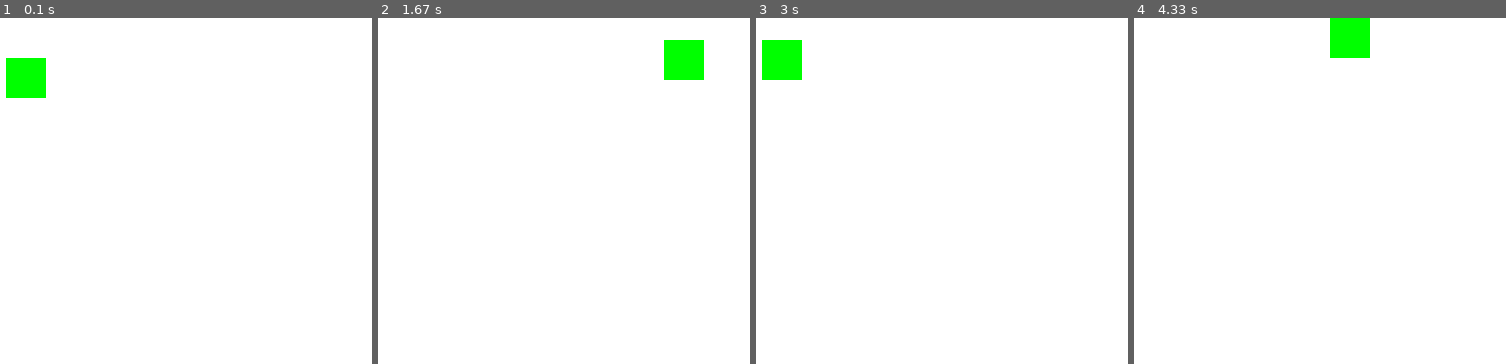
Above: before the commit, frames 1-4 (left to right).
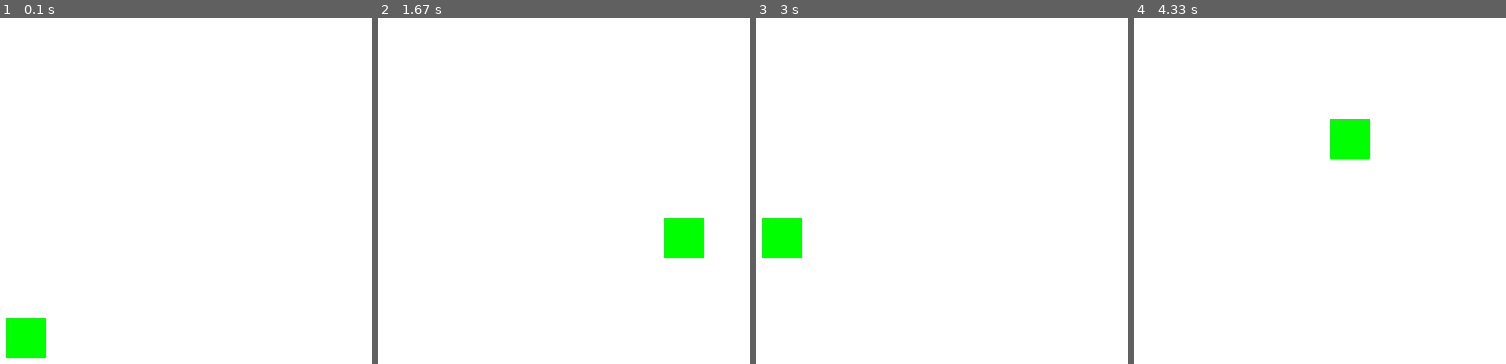
Above: after the commit, the same moments.

Repository: salfk23/2drpg_pygame
Game: pygame game, started from main.py
The game is run twice, just before and just after one commit, with the same random seed, the same clock (stepped at 60 frames per second) and the same inputs.
Inputs:
- Up to frame 1 (0.1 s): no input
- Up to frame 2 (1.67 s): hold D 0.33-0.8 s; hold W 0.83-1.13 s; hold D 1.17-1.63 s
- Up to frame 3 (3 s): hold A 1.67-2.2 s; hold A 2.57-2.97 s
- Up to frame 4 (4.33 s): hold W 3-3.37 s; hold D 3.4-4.03 s

The runs differ from the first frame. In frame 1, 2.5% of the frame differs, in the area x 1-13%, y 11-99%; in frame 2, 2.5%; in frame 3, 2.5%; in frame 4, 2.5%.

Commit message:
Created A class for better movable entity

Diff:
--- a/game_engine/engine.py
+++ b/game_engine/engine.py
@@ -17,9 +17,10 @@
         self.running = False
         # Event listener, int and function dictionary
         self.event_listener = EventListener.instance()
-        self.event_listener.update(pygame.QUIT, id(self), self.stop)
+        self.event_listener.update(pygame.QUIT, id(self), lambda e: self.stop(e))
 
     def stop(self, event:pygame.event.Event):
+        print('Stopping Game engine')
         self.running = False
 
     def run(self):
--- a/game_engine/entities/entity.py
+++ b/game_engine/entities/entity.py
@@ -32,8 +32,6 @@
 class Entity:
   def __init__(self, position:pygame.Vector2, size: Size2D):
     self.position = position
-    self.velocity = pygame.Vector2(0, 0)
-    self.ticker = 0
     self.size = size
     # Make a rectangle with color green
     self.sprite = pygame.Surface(size)
--- a/game_engine/entities/event.py
+++ b/game_engine/entities/event.py
@@ -4,6 +4,8 @@
 
 
 PyGame_EventType = int
+# Make a lambda with 2 parameters
+EmptyCallback = lambda event: None
 class EventListenerInstance:
     def __init__(self):
         self.event_listener: dict[PyGame_EventType, dict[int, Callable]] = {}
@@ -12,7 +14,7 @@
 
     def update(self, event_type: PyGame_EventType, obj:object, callback: Callable):
         # Check if callback have 1 argument
-        if len(callback.__code__.co_varnames) != 2:
+        if len(callback.__code__.co_varnames) != 1:
             raise ValueError("Callback must have 1 argument")
         if event_type not in self.event_listener:
             self.event_listener[event_type] = {}
--- a/main.py
+++ b/main.py
@@ -1,137 +1,74 @@
 import pygame
 from game_engine.entities.entity import Entity
-from game_engine.entities.event import EventListener
-from game_engine.helpers import Config
+from game_engine.entities.event import EmptyCallback, EventListener
+from game_engine.helpers import Config, Size2D
 
 from game_engine.engine import EntityManager, GameEngine
+class Movable(Entity):
+    def __init__(self, position: pygame.Vector2, size:Size2D, speed:int, jump_power:int):
+        super().__init__(position, size)
+        self.velocity = pygame.Vector2(0, 0)
+        self.speed = speed
+        self.jump_power = jump_power
+        self.event_listener = EventListener.instance()
+        self.key_down_actions = {
+            pygame.K_d: self.move_right,
+            pygame.K_a: self.move_left,
+            pygame.K_w: self.move_jump,
+        }
+        self.key_up_actions = {
+            pygame.K_d: self.stop_right,
+            pygame.K_a: self.stop_left,
+        }
+        EventListener.instance().update(
+            pygame.KEYUP, self,
+            lambda e: self.key_up_actions.get(e.key, lambda : None)()
+        )
+        EventListener.instance().update(
+            pygame.KEYDOWN, self,
+            lambda e: self.key_down_actions.get(e.key, lambda : None)()
+        )
 
-# from engine.entities.characters import Enemy, Player
-# from engine.entities.entity import Entity, Hurtable
-# from engine.ui import GameEngine
-
-
-# WIDTH, HEIGHT = 800, 400
-
-
-# def do_nothing(*args, **kwargs):
-#     pass
-
-# debug_print = print
-# # debug_print = do_nothing
-
-# class GameUI:
-#     entities: list[Entity] = []
-#     def __init__(self):
-#         self.window = pygame.display.set_mode((WIDTH, HEIGHT))
-#         pygame.display.set_caption("2D RPG Game")
-
-#         player = Player(100, 100)
-#         enemy = Enemy(100, 200)
-
-#         ground = Entity(0, HEIGHT-32, WIDTH, 32, pygame.Surface((WIDTH, 32)))
-#         ground.name = "Ground"
+    def move_left(self):
+        self.velocity.x = -self.speed
+    def move_right(self):
+        self.velocity.x = self.speed
+    def stop_right(self):
+        self.velocity.x = 0 if self.velocity.x > 0 else self.velocity.x
+    def stop_left(self):
+        self.velocity.x = 0 if self.velocity.x < 0 else self.velocity.x
+    def move_jump(self):
+        self.velocity.y = -self.jump_power
 
 
 
-#         GameUI.entities.append(player)
-#         player.health = 40
-#         GameUI.entities.append(enemy)
-#         GameUI.entities.append(ground)
-
-#     def draw(self):
-
-#         self.window.fill(Colors.WHITE)
-#         for entity in GameUI.entities:
-#             if (entity.x <= WIDTH and entity.y <= HEIGHT and
-#                 entity.x >= 0-entity.width and entity.y >= 0-entity.height):
-#                 # If entity is within the screen
-#                 self.window.blit(entity.object, (entity.x, entity.y))
-#                 debug_print("[IB]", entity.name, entity.x, entity.y, end='\t')
-#             else:
-#                 # If entity is completely outside the screen
-#                 debug_print("[OB]", entity.name, entity.x, entity.y, end='\t')
-#                 if entity.remove:
-#                     self.entities.remove(entity)
-
-#             self.window.blit(entity.object, (entity.x, entity.y))
-#             # If entity extends Hurtable class
-#             if isinstance(entity, Hurtable):
-#                 debug_print("[H]", entity.health, entity.max_health, end='\t')
-#                 # Add red bar
-#                 self.window.fill(Colors.RED, (entity.x, entity.y-10, entity.width, 5))
-#                 # Add health bar
-#                 self.window.fill(Colors.GREEN, (entity.x, entity.y-10, (entity.width*entity.health)//entity.max_health, 5))
-#         debug_print()
-#         pygame.display.update()
-
-#     def run(self):
-#         loop = True
-#         clock = pygame.time.Clock()
-
-#         while loop:
-#             clock.tick(60)
-#             for event in pygame.event.get():
-#                 if event.type == pygame.QUIT:
-#                     loop = False
-#             key_pressed = pygame.key.get_pressed()
-#             for entity in GameUI.entities:
-#                 # Check if method move exists
-#                 if hasattr(entity, 'move'):
-#                     entity.move(key_pressed, GameUI.entities)
-
-#             self.draw()
-
-
-class MovableBox(Entity):
-    def __init__(self, position:pygame.Vector2, size:pygame.Vector2):
-        super().__init__(position, size)
+class MovableBox(Movable):
+    def __init__(self, position:pygame.Vector2, size:pygame.Vector2, speed:int, jump_power:int):
+        super().__init__(position, size, speed, jump_power)
         self.input = True
-        self.speed = 5
-        EventListener.instance().update(pygame.KEYUP, self, self.on_key_up)
-        EventListener.instance().update(pygame.KEYDOWN, self, self.on_key_down)
-
-    def on_key_down(self, event:pygame.event.Event):
-        if event.key == pygame.K_d:
-            self.velocity.x = self.speed
-        elif event.key == pygame.K_a:
-            self.velocity.x = -self.speed
-        elif event.key == pygame.K_w:
-            self.velocity.y = -1
-        elif event.key == pygame.K_s:
-            self.velocity.y = 1
-        elif event.key == pygame.K_b:
-            self.remove = True
-
-    def on_key_up(self, event:pygame.event.Event):
-        if event.key == pygame.K_d and self.velocity.x > 0:
-            self.velocity.x = 0
-        elif event.key == pygame.K_a and self.velocity.x < 0:
-            self.velocity.x = 0
-        elif event.key == pygame.K_w:
-            self.velocity.y = 0
-        elif event.key == pygame.K_s:
-            self.velocity.y = 0
-
     def update(self):
         self.position += self.velocity
+        # Get velocity y closer to 0 each frame
+        if self.velocity.y < 0:
+            self.velocity.y *= 0.9
+            if self.velocity.y < 0 and self.velocity.y > -0.1:
+                self.velocity.y = 0
+
+        if self.velocity.y > 0:
+            self.velocity.y *= 0.9
+            if self.velocity.y > 0 and self.velocity.y < 0.1:
+                self.velocity.y = 0
 
 
 
 
 
-
-
-def main_old():
+def main():
     print("Running!")
-    ui = GameUI()
-    ui.run()
-    pygame.quit()
-
-def main():
     game = GameEngine.instance()
     em = EntityManager.instance()
     em.add(
-        MovableBox(pygame.Vector2(40, 40), (40, 40))
+        MovableBox(pygame.Vector2(40, 300), (40, 40), 5, 10)
     )
     game.run()
 
